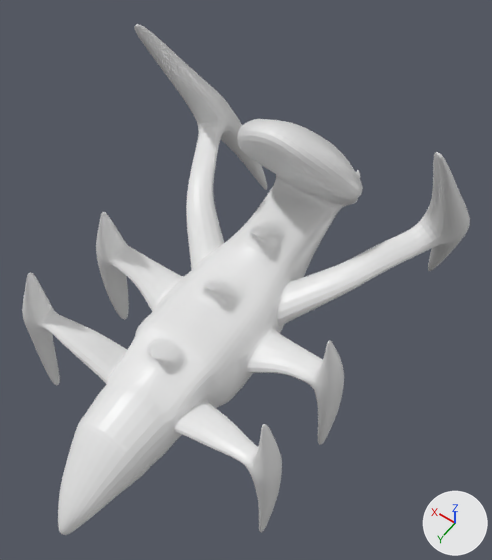
What one commit did to the Blender file Blender/Charger.blend.
The view is the same before and after, from a camera (50 mm lens) standing at (-5.37, 6.83, 14.44) and looking at (-0.41, -0.12, 3.52). Lighting does not change. The marker at lower right points along +X, +Y and +Z.
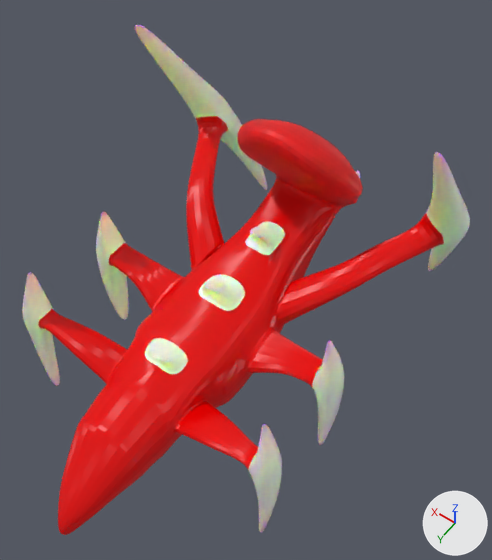
Where the change shows, as pixel boxes [x1, y1, x2, y2] in the pictures (492 x 560 px):
part 1 of me_cube, added: after [193, 254, 293, 315]
part 2 of me_cube, recoloured (white to red): [38, 116, 444, 535] in both
part 3 of me_cube, recoloured: [22, 24, 470, 532] in both
part 4 of me_cube, recoloured (grey to red): [238, 119, 363, 218] in both

Edits to the bpy script that builds the scene:
```text
Add mat_flesh:
    mat_flesh = bpy.data.materials.new('Flesh')
    # nodes: BsdfPrincipled, OutputMaterial, RGB
    # colours: red #e70000
Add mat_exoskeleton:
    mat_exoskeleton = principled_material('ExoSkeleton')
    mat_exoskeleton.base_color = (0.9, 0.9, 0.9)  # white #f3f3f3
    mat_exoskeleton.subsurface_weight = 1.0
    mat_exoskeleton.subsurface_radius = (1.0, 5.0, 0.1)
    mat_exoskeleton.subsurface_scale = 0.5
Add mat_head:
    mat_head = principled_material('Head')
    mat_head.base_color = (0.85, 0.000742, 0.0017)  # red #ed0206
    mat_head.subsurface_weight = 1.0
    mat_head.subsurface_scale = 0.5
Change me_cube:
    used by ob_cube; location = (0.0, 0.0, 2.0)
    verts and faces of me_cube; kept vertices keep their numbers, new ones are numbered from 426
    before: 271 (0.96, -1.32, 0.31), 287 (1.09, -0.06, 0.76), 290 (0.82, -1.18, 1.05), 379 (0.82, -1.18, 1.05), 380 (0.96, -1.32, 0.31)
    before: 381 (1.23, -0.2, 0.0)
    remove me_cube.from_pydata(...)  # 426 vertices, 377 faces, 2 loose edges; spans x 0.0..3.62, y -5.53..5.6, z -2.03..5.33
    add me_cube.from_pydata(...)  # 426 vertices, 378 faces, 2 loose edges; spans x 0.0..3.62, y -5.53..5.6, z -2.03..5.33
    me_cube part 1
    add faces += [(271, 381, 380, 379, 287, 290)]  # mat_flesh
    me_cube part 2: 141 faces spanning x 0.0..3.27, y -3.7..5.6, z -1.23..2.13 switch from mat_material (white #e7e7e7) to mat_flesh
    me_cube part 3: 180 faces spanning x 0.0..3.62, y -5.53..3.05, z -2.03..5.33 switch from mat_material (white #e7e7e7) to mat_exoskeleton (white #f3f3f3)
    me_cube part 4: 56 faces spanning x 0.0..1.57, y -4.57..-1.4, z 0.74..4.29 switch from mat_material (white #e7e7e7) to mat_head (red #ed0206)
```
